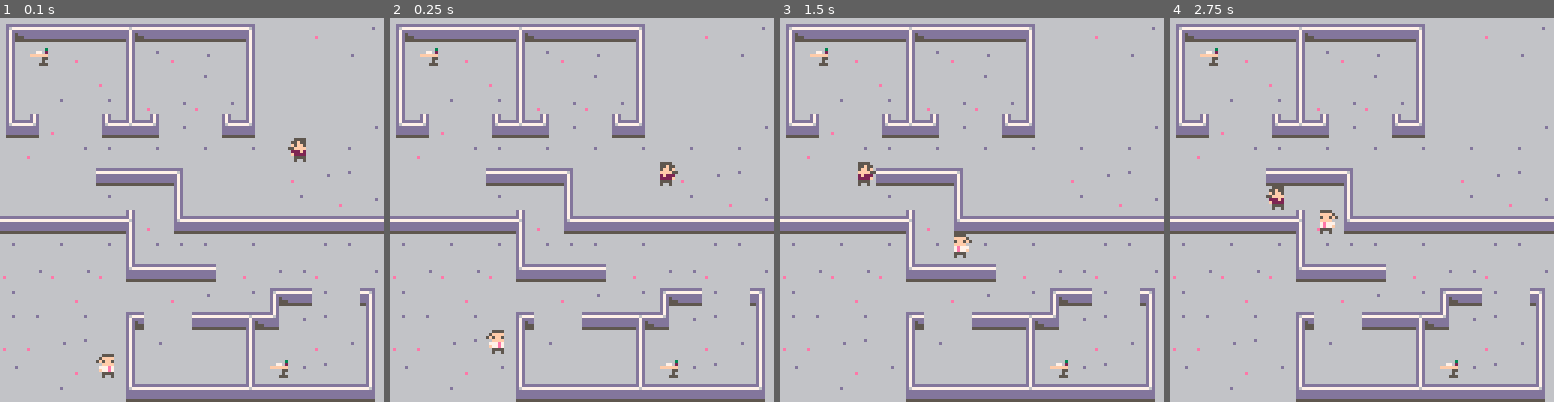
Above: before the commit, frames 1-4 (left to right).
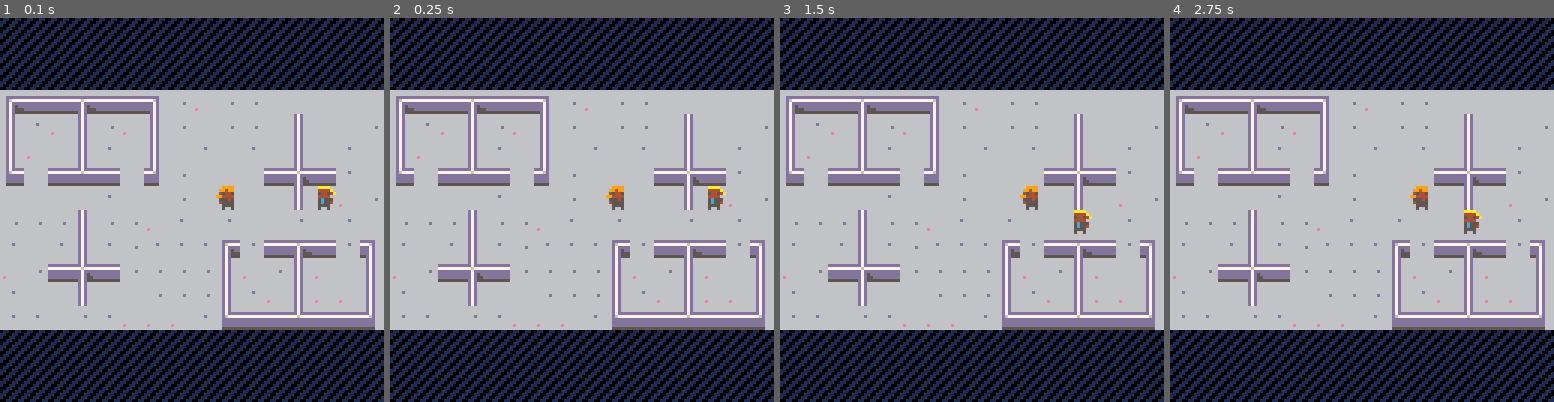
Above: after the commit, the same moments.

Repository: BordenJardine/dwarf-office
Game: PICO-8 cartridge dorfoff.p8
The game is run twice, just before and just after one commit, with the same random seed, the same clock (stepped at 60 frames per second) and the same inputs.
Inputs:
- Up to frame 1 (0.1 s): no input
- Up to frame 2 (0.25 s): no input
- Up to frame 3 (1.5 s): no input
- Up to frame 4 (2.75 s): no input

The runs differ from the first frame. In frame 1, 56% of the frame differs, in the area x 0-100%, y 0-100%; in frame 2, 56%; in frame 3, 56%; in frame 4, 56%.

Commit message:
adjusting path

Diff:
--- a/dorfoff.p8
+++ b/dorfoff.p8
@@ -16,7 +16,7 @@
 
 function _init()
 	graph = generate_graph()
-	generate_furniture()
+	--generate_furniture()
 	generate_workers()
 	add(active_tasks, create_socialize_task(actors[1], actors[2]))
 end
@@ -52,7 +52,7 @@
 function _draw()
 	cls()
 	mapdraw(0,0,0,0,16,16)
-	--draw_indicies()
+	-- draw_indicies()
 	for f in all (furniture) do
 		f:draw()
 	end
@@ -73,7 +73,8 @@
 	return false
 end
 
-function select(t)
+-- retrieve random table entry
+function sample(t)
 	return t[flr(rnd(#t))+1]
 end
 
@@ -141,12 +142,13 @@
 -->8
 -- map stuff
 
+ui_offset = 3
 min_graph_index = 0
-max_graph_index = 16*16
+max_graph_index = 16 * (16 - (ui_offset * 2))
 min_x = 0
 max_x = 15
-min_y = 0
-max_y = 15
+min_y = ui_offset
+max_y = 15 - ui_offset
 impassible = 0
 
 function point(x, y)
@@ -185,13 +187,13 @@
 	index_to_pos(255) -- 15, 16
 -- ]]
 function index_to_pos(index)
-	local y = flr(index/16)
+	local y = flr(index / 16) + ui_offset
 	local x = index % 16
 	return point(x, y)
 end
 
 function pos_to_index(pos)
-	return ((pos.y) * 16) + pos.x
+	return ((pos.y - ui_offset) * 16) + pos.x
 end
 
 function get_valid_neighbors(node)
@@ -279,9 +281,9 @@
 -- helper functions
 function random_spot()
 	while true do
-		local i = flr(rnd(max_graph_index))
-		if graph[i] and graph[i].passible then
-			return i
+		local node = sample(graph)
+		if node and node.passible then
+			return node.index
 		end
 	end
 end
@@ -384,13 +386,14 @@
 end
 
 function worker.create(settings)
+	printh('tile: ' .. settings.tile)
 	settings = settings or {}
-	settings.body = settings.body or select(bodies)
-	settings.head = settings.head or select(heads)
-	settings.skin = settings.skin or select(skins)
-	settings.hair = settings.hair or select(hairs)
-	settings.shirt = settings.shirt or select(shirts)
-	settings.tie = settings.ties or select(ties)
+	settings.body = settings.body or sample(bodies)
+	settings.head = settings.head or sample(heads)
+	settings.skin = settings.skin or sample(skins)
+	settings.hair = settings.hair or sample(hairs)
+	settings.shirt = settings.shirt or sample(shirts)
+	settings.tie = settings.ties or sample(ties)
 	settings.index = #actors+1
 
 	add(graph[settings.tile].occupants, settings.index)
@@ -548,6 +551,10 @@
 		w2:wait()
 		self:advance()
 	end
+	-- correct path every half second
+	if self.ticks % 30 == 0 then
+		self.state = 1
+	end
 end
 
 function socialize_arriving(self)
@@ -707,30 +714,30 @@
 6666666666666666ddddddddddd7d66666ddddddddd7d5dd66d7d5dd000000000000000000000000000000000000000000000000000000000000000000000000
 6e66666666666666ddddddddddd7d66666ddddddddd7d55566d7d555000000000000000000000000000000000000000000000000000000000000000000000000
 66666666666666665555555555d7d6666655555555d7d555e6d7d555000000000000000000000000000000000000000000000000000000000000000000000000
-00000000000000000000000000000000000000000000000000000000000000000000000000000000000000000000000000000000000000000000000000000000
-00000000000000000000000000000000000000000000000000000000000000000000000000000000000000000000000000000000000000000000000000000000
-00000000000000000000000000000000000000000000000000000000000000000000000000000000000000000000000000000000000000000000000000000000
-00000000000000000000000000000000000000000000000000000000000000000000000000000000000000000000000000000000000000000000000000000000
-00000000000000000000000000000000000000000000000000000000000000000000000000000000000000000000000000000000000000000000000000000000
-00000000000000000000000000000000000000000000000000000000000000000000000000000000000000000000000000000000000000000000000000000000
-00000000000000000000000000000000000000000000000000000000000000000000000000000000000000000000000000000000000000000000000000000000
-00000000000000000000000000000000000000000000000000000000000000000000000000000000000000000000000000000000000000000000000000000000
-00000000000000000000000000000000000000000000000000000000000000000000000000000000000000000000000000000000000000000000000000000000
-00000000000000000000000000000000000000000000000000000000000000000000000000000000000000000000000000000000000000000000000000000000
-00000000000000000000000000000000000000000000000000000000000000000000000000000000000000000000000000000000000000000000000000000000
-00000000000000000000000000000000000000000000000000000000000000000000000000000000000000000000000000000000000000000000000000000000
-00000000000000000000000000000000000000000000000000000000000000000000000000000000000000000000000000000000000000000000000000000000
-00000000000000000000000000000000000000000000000000000000000000000000000000000000000000000000000000000000000000000000000000000000
-00000000000000000000000000000000000000000000000000000000000000000000000000000000000000000000000000000000000000000000000000000000
-00000000000000000000000000000000000000000000000000000000000000000000000000000000000000000000000000000000000000000000000000000000
-00000000000000000000000000000000000000000000000000000000000000000000000000000000000000000000000000000000000000000000000000000000
-00000000000000000000000000000000000000000000000000000000000000000000000000000000000000000000000000000000000000000000000000000000
-00000003000000000077000000000000000000000000000000000000000000000000000000000000000000000000000000000000000000000000000000000000
-00007702000000000000770000000000000000000000000000000000000000000000000000000000000000000000000000000000000000000000000000000000
-00ffffffffffff000077770000000000000000000000000000000000000000000000000000000000000000000000000000000000000000000000000000000000
-00000055005500000075570000000000000000000000000000000000000000000000000000000000000000000000000000000000000000000000000000000000
+01100110000000000000000000000000000000000000000000000000000000000000000000000000000000000000000000000000000000000000000000000000
+11001100000000000000000000000000000000000000000000000000000000000000000000000000000000000000000000000000000000000000000000000000
+10011001000000000000000000000000000000000000000000000000000000000000000000000000000000000000000000000000000000000000000000000000
+00110011000000000000000000000000000000000000000000000000000000000000000000000000000000000000000000000000000000000000000000000000
+01100110000000000000000000000000000000000000000000000000000000000000000000000000000000000000000000000000000000000000000000000000
+11001100000000000000000000000000000000000000000000000000000000000000000000000000000000000000000000000000000000000000000000000000
+10011001000000000000000000000000000000000000000000000000000000000000000000000000000000000000000000000000000000000000000000000000
+00110011000000000000000000000000000000000000000000000000000000000000000000000000000000000000000000000000000000000000000000000000
+00000000000000000000000000000000000000000000000000000000000000000000000000000000000000000000000000000000000000000000000000000000
+00000000000000000000000000000000000000000000000000000000000000000000000000000000000000000000000000000000000000000000000000000000
+00000000000000000000000000000000000000000000000000000000000000000000000000000000000000000000000000000000000000000000000000000000
+00000000000000000000000000000000000000000000000000000000000000000000000000000000000000000000000000000000000000000000000000000000
+00000000000000000000000000000000000000000000000000000000000000000000000000000000000000000000000000000000000000000000000000000000
+00000000000000000000000000000000000000000000000000000000000000000000000000000000000000000000000000000000000000000000000000000000
+00000000000000000000000000000000000000000000000000000000000000000000000000000000000000000000000000000000000000000000000000000000
+00000000000000000000000000000000000000000000000000000000000000000000000000000000000000000000000000000000000000000000000000000000
+00000000000000000000000000000000000000000000000000000000000000000000000000000000000000000000000000000000000000000000000000000000
+00000000000000000077000000000000000000000000000000000000000000000000000000000000000000000000000000000000000000000000000000000000
+00000003000000000000770000000000000000000000000000000000000000000000000000000000000000000000000000000000000000000000000000000000
+00007702000000000077770000000000000000000000000000000000000000000000000000000000000000000000000000000000000000000000000000000000
+00ffffffffffff000075570000000000000000000000000000000000000000000000000000000000000000000000000000000000000000000000000000000000
+00000055005500000077770000000000000000000000000000000000000000000000000000000000000000000000000000000000000000000000000000000000
 00000050005000000077770000000000000000000000000000000000000000000000000000000000000000000000000000000000000000000000000000000000
-00000555055500000077770000000000000000000000000000000000000000000000000000000000000000000000000000000000000000000000000000000000
+00000555055500000050050000000000000000000000000000000000000000000000000000000000000000000000000000000000000000000000000000000000
 00000000000000000000000000000000000000000000000000000000000000000000000000000000000000000000000000000000000000000000000000000000
 00b93000000030000000000000000000000000000000000000000000000000000000000000000000000000000000000000000000000000000000000000000000
 0b335b00000333000000000000000000000000000000000000000000000000000000000000000000000000000000000000000000000000000000000000000000
@@ -759,19 +766,19 @@
 0000000000000000000000000000000000000000000000000000000000000000000000000000000000000000000000000000000000000000000000000000000000000101010101010000000000000000000001010101010000000000000000000000000000000000000000000000000000000000000000000000000000000000
 0000000000000000000000000000000000000000000000000000000000000000000000000000000000000000000000000000000000000000000000000000000000000000000000000000000000000000000000000000000000000000000000000000000000000000000000000000000000000000000000000000000000000000
 __map__
-4352525252555252525253414150414000000000000000000000000000000000000000000000000000000000000000000000000000000000000000000000000000000000000000000000000000000000000000000000000000000000000000000000000000000000000000000000000000000000000000000000000000000000
-4251415041424050514142414141514100000000000000000000000000000000000000000000000000000000000000000000000000000000000000000000000000000000000000000000000000000000000000000000000000000000000000000000000000000000000000000000000000000000000000000000000000000000
-4241414150424141404142414141414100000000000000000000000000000000000000000000000000000000000000000000000000000000000000000000000000000000000000000000000000000000000000000000000000000000000000000000000000000000000000000000000000000000000000000000000000000000
-4241404140425051505142414141414100000000000000000000000000000000000000000000000000000000000000000000000000000000000000000000000000000000000000000000000000000000000000000000000000000000000000000000000000000000000000000000000000000000000000000000000000000000
-5444504154464451415444414141415100000000000000000000000000000000000000000000000000000000000000000000000000000000000000000000000000000000000000000000000000000000000000000000000000000000000000000000000000000000000000000000000000000000000000000000000000000000
-4150414040414041404140414041404100000000000000000000000000000000000000000000000000000000000000000000000000000000000000000000000000000000000000000000000000000000000000000000000000000000000000000000000000000000000000000000000000000000000000000000000000000000
-4141414152525253414141415051404100000000000000000000000000000000000000000000000000000000000000000000000000000000000000000000000000000000000000000000000000000000000000000000000000000000000000000000000000000000000000000000000000000000000000000000000000000000
-4141414140414142414141414041505100000000000000000000000000000000000000000000000000000000000000000000000000000000000000000000000000000000000000000000000000000000000000000000000000000000000000000000000000000000000000000000000000000000000000000000000000000000
-5252525252455054525252525252525200000000000000000000000000000000000000000000000000000000000000000000000000000000000000000000000000000000000000000000000000000000000000000000000000000000000000000000000000000000000000000000000000000000000000000000000000000000
-4041404140424040404140414140404100000000000000000000000000000000000000000000000000000000000000000000000000000000000000000000000000000000000000000000000000000000000000000000000000000000000000000000000000000000000000000000000000000000000000000000000000000000
-5051505150545252524150515150415100000000000000000000000000000000000000000000000000000000000000000000000000000000000000000000000000000000000000000000000000000000000000000000000000000000000000000000000000000000000000000000000000000000000000000000000000000000
-4041415041414150514140435240415300000000000000000000000000000000000000000000000000000000000000000000000000000000000000000000000000000000000000000000000000000000000000000000000000000000000000000000000000000000000000000000000000000000000000000000000000000000
-4040414041434141525255445140414200000000000000000000000000000000000000000000000000000000000000000000000000000000000000000000000000000000000000000000000000000000000000000000000000000000000000000000000000000000000000000000000000000000000000000000000000000000
-5050514041425141414142414150514200000000000000000000000000000000000000000000000000000000000000000000000000000000000000000000000000000000000000000000000000000000000000000000000000000000000000000000000000000000000000000000000000000000000000000000000000000000
-5141415051424141414142415140414200000000000000000000000000000000000000000000000000000000000000000000000000000000000000000000000000000000000000000000000000000000000000000000000000000000000000000000000000000000000000000000000000000000000000000000000000000000
-4141404141545252525246525252524400000000000000000000000000000000000000000000000000000000000000000000000000000000000000000000000000000000000000000000000000000000000000000000000000000000000000000000000000000000000000000000000000000000000000000000000000000000
+6060606060606060606060606060606000000000000000000000000000000000000000000000000000000000000000000000000000000000000000000000000000000000000000000000000000000000000000000000000000000000000000000000000000000000000000000000000000000000000000000000000000000000
+6060606060606060606060606060606000000000000000000000000000000000000000000000000000000000000000000000000000000000000000000000000000000000000000000000000000000000000000000000000000000000000000000000000000000000000000000000000000000000000000000000000000000000
+6060606060606060606060606060606000000000000000000000000000000000000000000000000000000000000000000000000000000000000000000000000000000000000000000000000000000000000000000000000000000000000000000000000000000000000000000000000000000000000000000000000000000000
+4352525552525351505151414141414100000000000000000000000000000000000000000000000000000000000000000000000000000000000000000000000000000000000000000000000000000000000000000000000000000000000000000000000000000000000000000000000000000000000000000000000000000000
+4240504251504251415151414241415100000000000000000000000000000000000000000000000000000000000000000000000000000000000000000000000000000000000000000000000000000000000000000000000000000000000000000000000000000000000000000000000000000000000000000000000000000000
+4250414240414241404140414241404100000000000000000000000000000000000000000000000000000000000000000000000000000000000000000000000000000000000000000000000000000000000000000000000000000000000000000000000000000000000000000000000000000000000000000000000000000000
+5441524652414451414141524752404100000000000000000000000000000000000000000000000000000000000000000000000000000000000000000000000000000000000000000000000000000000000000000000000000000000000000000000000000000000000000000000000000000000000000000000000000000000
+4141414140414151414141414241505100000000000000000000000000000000000000000000000000000000000000000000000000000000000000000000000000000000000000000000000000000000000000000000000000000000000000000000000000000000000000000000000000000000000000000000000000000000
+5151514251515040414041414041404100000000000000000000000000000000000000000000000000000000000000000000000000000000000000000000000000000000000000000000000000000000000000000000000000000000000000000000000000000000000000000000000000000000000000000000000000000000
+4041404240514040404340525552405300000000000000000000000000000000000000000000000000000000000000000000000000000000000000000000000000000000000000000000000000000000000000000000000000000000000000000000000000000000000000000000000000000000000000000000000000000000
+5051524752515151514250514250414200000000000000000000000000000000000000000000000000000000000000000000000000000000000000000000000000000000000000000000000000000000000000000000000000000000000000000000000000000000000000000000000000000000000000000000000000000000
+4041414241415151514240504250504200000000000000000000000000000000000000000000000000000000000000000000000000000000000000000000000000000000000000000000000000000000000000000000000000000000000000000000000000000000000000000000000000000000000000000000000000000000
+4040414040505050405452524652524400000000000000000000000000000000000000000000000000000000000000000000000000000000000000000000000000000000000000000000000000000000000000000000000000000000000000000000000000000000000000000000000000000000000000000000000000000000
+6060606060606060606060606060606000000000000000000000000000000000000000000000000000000000000000000000000000000000000000000000000000000000000000000000000000000000000000000000000000000000000000000000000000000000000000000000000000000000000000000000000000000000
+6060606060606060606060606060606000000000000000000000000000000000000000000000000000000000000000000000000000000000000000000000000000000000000000000000000000000000000000000000000000000000000000000000000000000000000000000000000000000000000000000000000000000000
+6060606060606060606060606060606060600000000000000000000000000000000000000000000000000000000000000000000000000000000000000000000000000000000000000000000000000000000000000000000000000000000000000000000000000000000000000000000000000000000000000000000000000000
